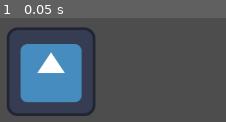
Above: before the commit, frame 1.
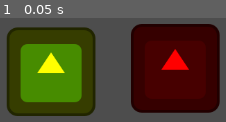
Above: after the commit, the same moment.

Repository: Maccy-0/1-Tap-Adventure
Game: Godot game, scene res://Scenes/MainScene.tscn
Two runs of this game, one before a commit and one after it. Both use one fixed random seed, a clock stepped at 60 frames per second and the inputs below. The project has no main scene, so this scene is started directly. The engine's default icon, where the game draws it, is replaced by a stand-in: a white triangle on a blue panel in a dark square.
Inputs:
- Up to frame 1 (0.05 s): no input

The runs differ from the first frame. In frame 1, 66% of the frame differs, in the area x 3-98%, y 5-95%.

Commit message:
You can change colors

Diff:
--- a/Scenes/MainScene.tscn
+++ b/Scenes/MainScene.tscn
@@ -5,7 +5,13 @@
 [node name="Node2D" type="Node2D"]
 
 [node name="Test" type="Sprite2D" parent="."]
+modulate = Color(1, 1, 0, 1)
 position = Vector2(300, 284)
+texture = ExtResource("1_hpc76")
+
+[node name="Test2" type="Sprite2D" parent="."]
+modulate = Color(1, 0, 0, 1)
+position = Vector2(479, 279)
 texture = ExtResource("1_hpc76")
 
 [node name="Player" type="Node2D" parent="."]
